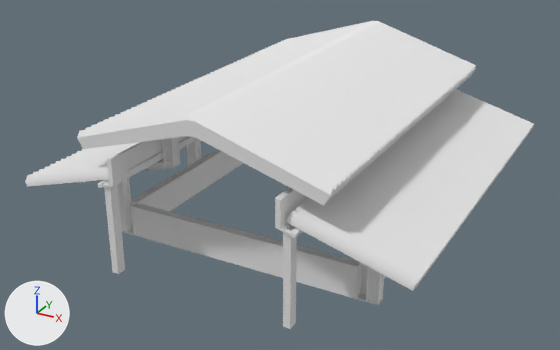
The FBX model Simulador_PDT36/Assets/3D/HangarPetrotec.fbx: old version first, new version second.
Camera for both pictures: a 50 mm camera at (327.0, -638.0, 344.0) aimed at (-11.0, -24.0, 37.0). Lighting does not change. The marker at lower left points along +X, +Y and +Z. The first picture is the older version. Materials are left out; every surface is plain grey. Where no turn or scale is listed for an object, it has been applied to the vertices.

Objects in the first picture: 'BackPillar', 'Base', 'CenterRoof', 'LeftGutter', 'LeftRoof', 'RightGutter', 'RightRoof' and 1 more.
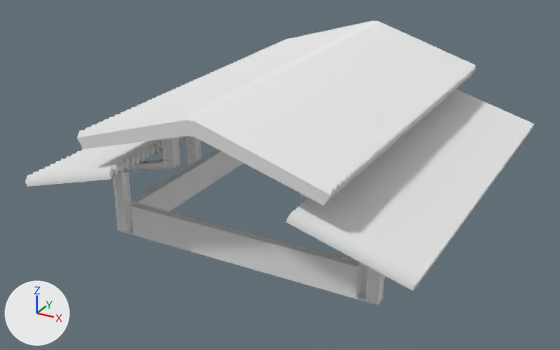
What changed in the scene script:
```text
Remove ob_leftgutter:
    ob_leftgutter = bpy.data.objects.new('LeftGutter', me_cube_003)
    ob_leftgutter.location = (-85.0, -1.0, 75.0)
Remove ob_rightgutter:
    ob_rightgutter = bpy.data.objects.new('RightGutter', me_cube_008)
    ob_rightgutter.location = (84.9, -1.0, 75.0)
```

Location of each change, (x1, y1, x2, y2) in pixels of the pictures (560 x 350 px):
'LeftGutter', deleted: before (98, 136, 198, 274)
'RightGutter', deleted: before (275, 187, 309, 329)
